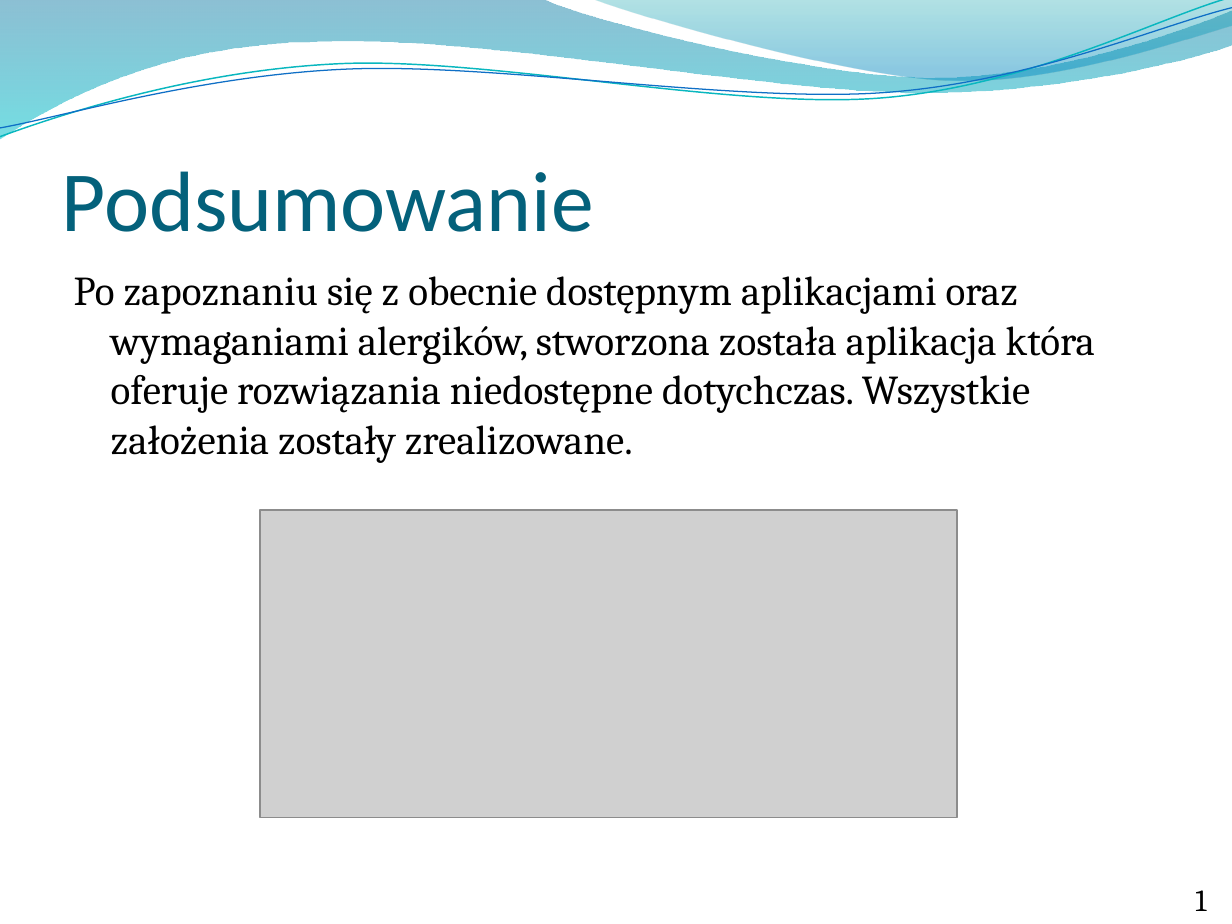
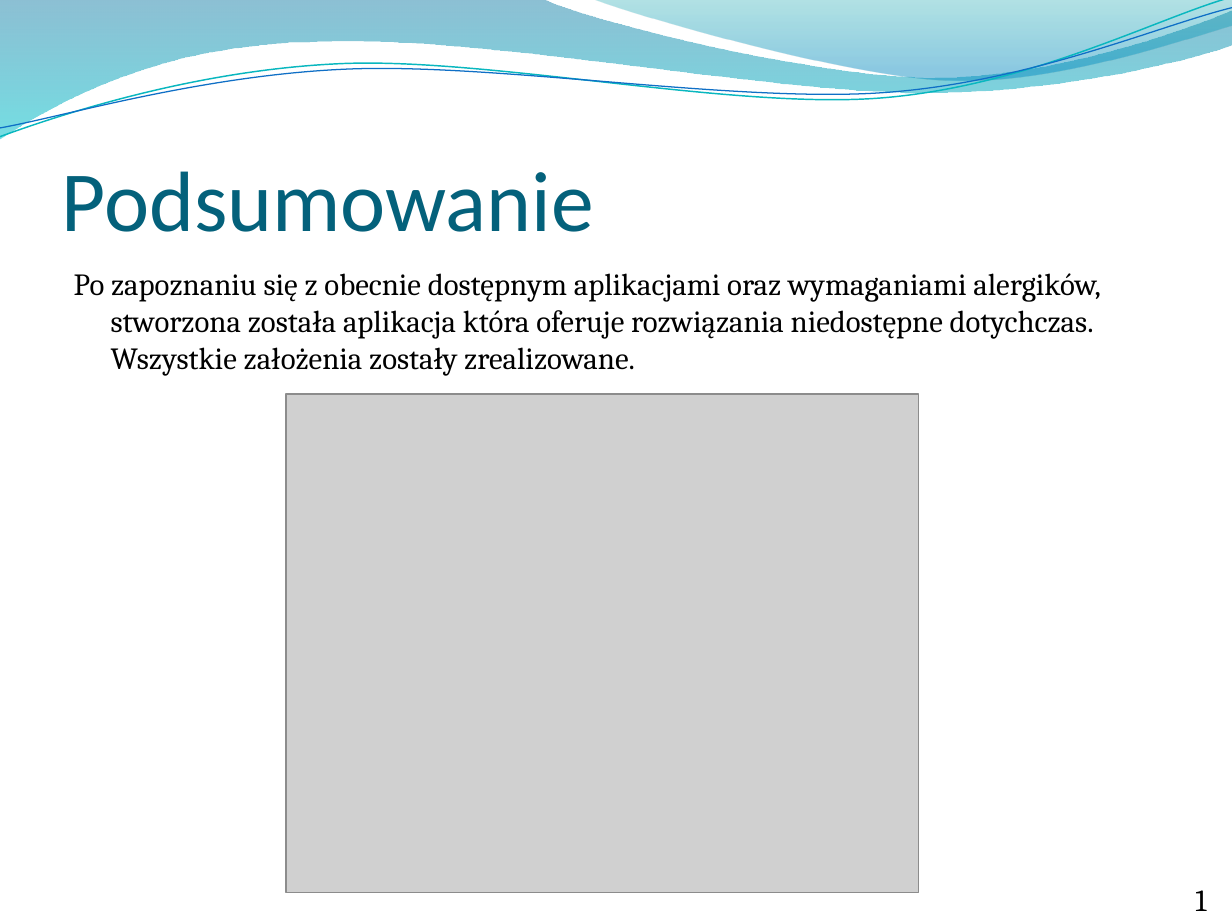
Before and after one commit to pckielbasa/praca_inz, a slide deck: slide 20 of Prezentacja Praca Inż.pptx (slide 15 before the commit). Drawn at 1232x924 pixels with LibreOffice and Linux fonts; fonts in the diff are those of the drawing; grey boxes stand for pictures; background and template pictures are left out. Boxes give left, top, right and bottom in pixels: in the first picture for what was removed or moved away, otherwise in the second. Text is boxed around its words. In the diff, an @@ line names an element or a change of style, - is before the commit and + after.

```diff
--- a/Prezentacja Praca Inż.pptx
+++ b/Prezentacja Praca Inż.pptx
@@ text "Po zapoznaniu się z obecnie ..." at (74,273,1101,376): size 24.1 to 18 pt; less space between paragraphs @@
@@ picture: place and size @@
-picture at (260,510,957,817)
+picture at (286,394,918,893)
```
Also in this commit, not shown: 2 other slides changed, 5 slides added, 14 other files.
